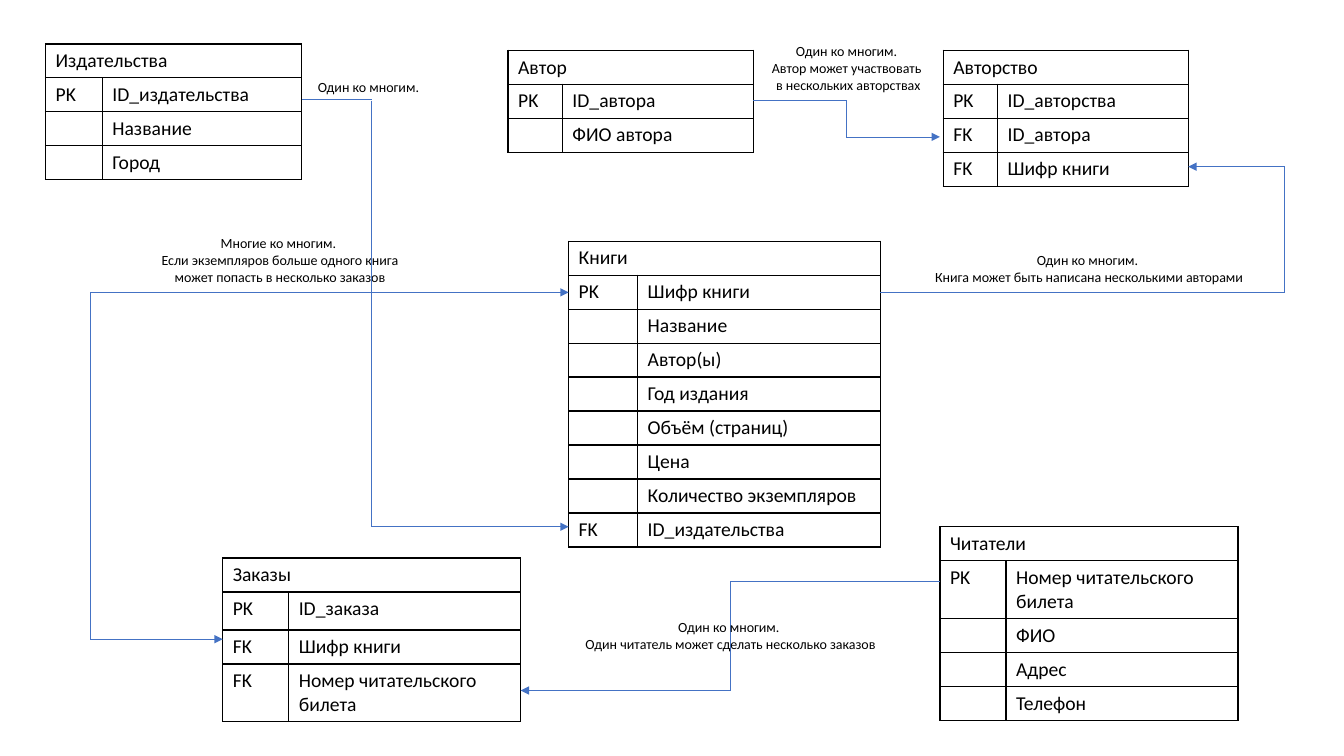
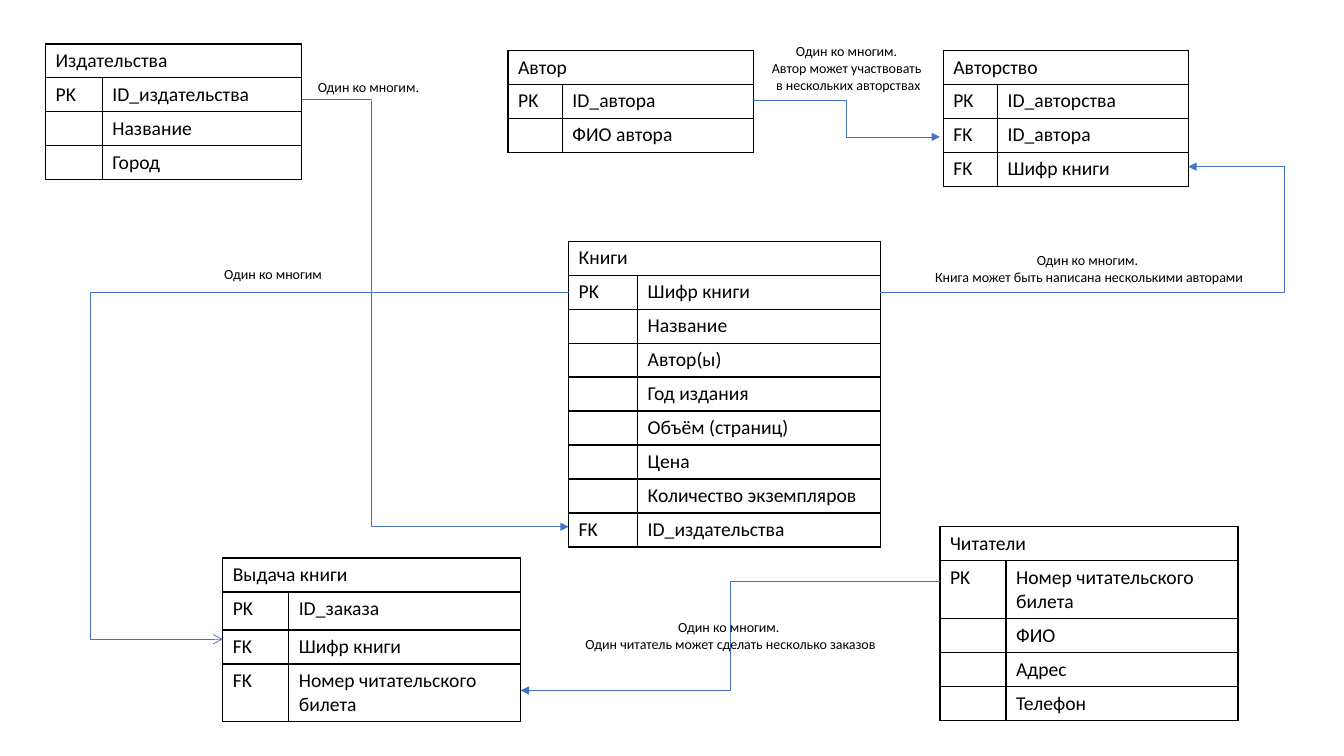
Before and after one commit to vadimshergin/1T_2_1, a slide deck: slide 1 of Библиотека.pptx. Drawn at 1344x756 pixels with LibreOffice and Linux fonts; fonts in the diff are those of the drawing. Boxes give left, top, right and bottom in pixels: in the first picture for what was removed or moved away, otherwise in the second. Text is boxed around its words. In the diff, an @@ line names an element or a change of style, - is before the commit and + after.

Commit message:
Изменена сущность заказ -> Выдача книги. Изменена связь между книгой и выдачей книги

```diff
--- a/Библиотека.pptx
+++ b/Библиотека.pptx
@@ elbow double arrow (569, 292) - (223, 639): elbow double arrow to elbow arrow @@
@@ text at [224,270,322,282]: text changed @@
-Многие ко многим.
-Если экземпляров больше одного книга
-может попасть в несколько заказов
+Один ко многим
@@ table at [223,559,520,721] @@
-row 1, column 1: Заказы
+row 1, column 1: Выдача книги
```
Also in this commit, not shown: 3 other files.
